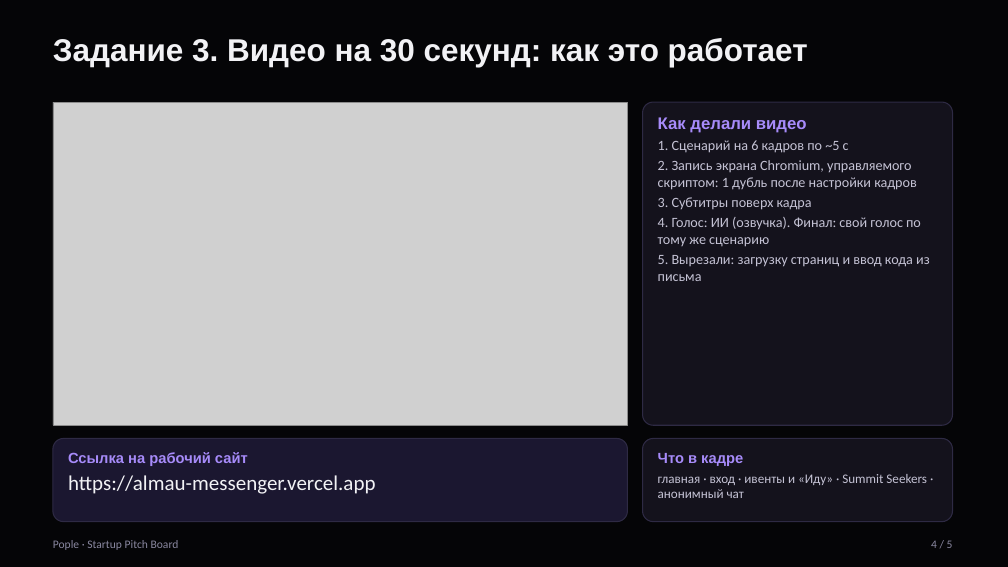
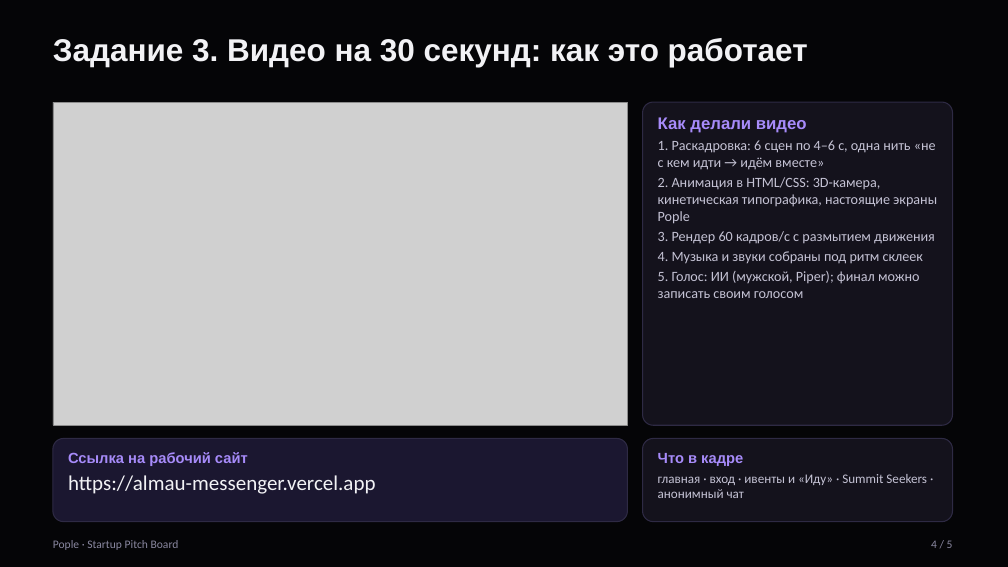
Before and after one commit to taekeanoshi/Almau_messanger, a slide deck: slide 4 of docs/pitch_board/Pople_Startup_Pitch_Board.pptx. Drawn at 1008x567 pixels with LibreOffice and Linux fonts; fonts in the diff are those of the drawing; grey boxes stand for pictures. Boxes give left, top, right and bottom in pixels: in the first picture for what was removed or moved away, otherwise in the second. Text is boxed around its words. In the diff, an @@ line names an element or a change of style, - is before the commit and + after.

```diff
--- a/docs/pitch_board/Pople_Startup_Pitch_Board.pptx
+++ b/docs/pitch_board/Pople_Startup_Pitch_Board.pptx
@@ text at (x1=658, y1=140, x2=937, y2=298): text changed @@
-1. Сценарий на 6 кадров по ~5 с
-2. Запись экрана Chromium, управляемого скриптом: 1 дубль после настройки кадров
-3. Субтитры поверх кадра
-4. Голос: ИИ (озвучка). Финал: свой голос по тому же сценарию
-5. Вырезали: загрузку страниц и ввод кода из письма
+1. Раскадровка: 6 сцен по 4–6 с, одна нить «не с кем идти → идём вместе»
+2. Анимация в HTML/CSS: 3D-камера, кинетическая типографика, настоящие экраны Pople
+3. Рендер 60 кадров/с с размытием движения
+4. Музыка и звуки собраны под ритм склеек
+5. Голос: ИИ (мужской, Piper); финал можно записать своим голосом
```
Also in this commit, not shown: 4 other files.
